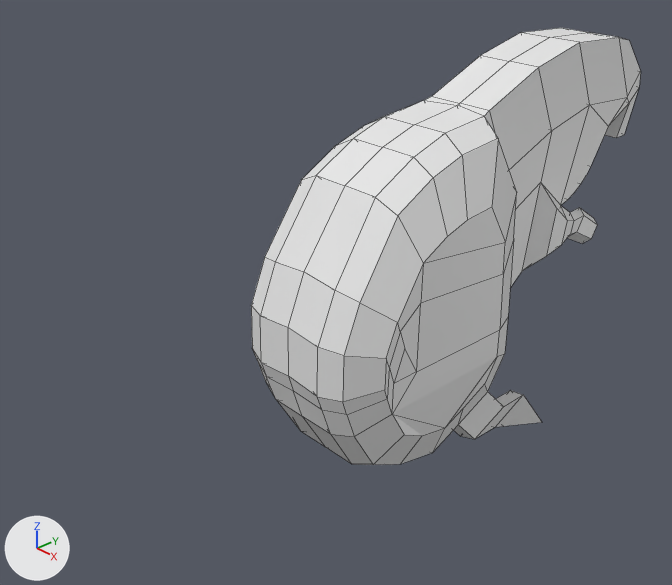
One commit to the Blender file 3D Assets/beaverE.blend: the scene before it, then after it.
One viewpoint serves both versions: a camera (50 mm lens) standing at (0.989, -1.218, 0.736) and looking at (-0.065, -0.251, 0.032). The lights are fixed; the arrows at lower left show +X, +Y and +Z. Mesh edges are drawn as thin lines.

The scene before the commit, as lines of its bpy script (objects in view):
```python
me_cube_002 = bpy.data.meshes.new('Cube.002')
me_cube_002.from_pydata(...)  # 376 vertices, 429 faces; spans x -2.24..2.24, y -1.89..4.58, z -3.0..2.52
ob_cube = bpy.data.objects.new('Cube', me_cube_002)
ob_cube.location = (-0.004, -0.167, 0.084)
ob_cube.scale = (0.0664, 0.129, 0.129)
```
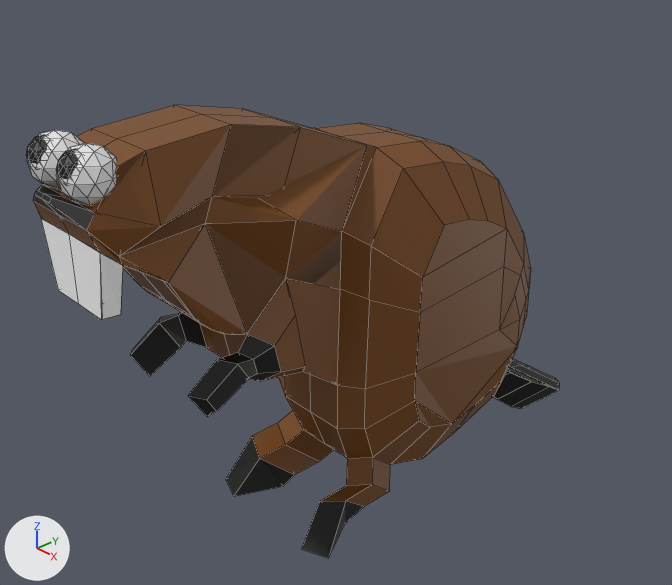
Commit message: beaver terminado

Patch to the scene script:
```diff
--- a/3D Assets/beaverE.blend.py
+++ b/3D Assets/beaverE.blend.py
@@ mat_material_001 @@
+mat_material_001 = principled_material('Material.001')
+mat_material_001.base_color = (0.192, 0.0662, 0.0084)  # brown #794917
@@ mat_material_002 @@
+mat_material_002 = principled_material('Material.002')
+mat_material_002.base_color = (0.00248, 0.00116, 0.00048)  # black #080402
@@ mat_material_003 @@
+mat_material_003 = principled_material('Material.003')
+mat_material_003.base_color = (1.0, 1.0, 1.0)  # white #ffffff
@@ me_cube_002 @@
 # used by ob_cube; location = (-0.004, -0.167, 0.084); scale = (0.0664, 0.129, 0.129)
-me_cube_002.from_pydata(...)  # 376 vertices, 429 faces; spans x -2.24..2.24, y -1.89..4.58, z -3.0..2.52
+me_cube_002.from_pydata(...)  # 476 vertices, 538 faces; spans x -2.24..2.24, y -3.35..4.72, z -3.19..2.52
+# me_cube_002 part 1
+# 27 faces are deleted
+# 5 vertices move from x 0.0..1.1, y 3.87..4.5, z 0.91..1.66 to x 0.0..1.26, y 3.87..4.5, z 0.92..1.66
+# 38 vertices are added at x -1.74..1.74, y 2.33..4.69, z 0.24..2.11
+# 5 new vertices lie (1.0, 0.0, 0.0) away from vertices in x -1.01..0.0, y 3.18..3.87, z 0.31..1.18
+# 5 new vertices lie (0.0, 0.03, -0.04) away from vertices in x -0.28..0.28, y 4.69, z 2.11
+# 69 new faces join them, mat_material_001 (brown #794917)
+# 8 new faces join them, mat_material_002 (black #080402)
+# 3 new faces join them, mat_material_003 (white #ffffff)
+# me_cube_002 part 2
+# 2 faces are deleted
+# 52 vertices are added at x -1.84..1.84, y -3.35..-1.4, z -3.19..-1.76
+# 11 new faces join them, mat_material_001 (brown #794917)
+# 47 new faces join them, mat_material_002 (black #080402)
+# me_cube_002 part 3: 367 faces spanning x -2.24..2.24, y -1.89..4.58, z -3.0..2.52 switch from no material to mat_material_001 (brown #794917)
+# me_cube_002 part 4: 32 faces spanning x -2.07..2.07, y 1.34..3.71, z -3.0..0.2 switch from no material to mat_material_002 (black #080402)
+# me_cube_002 part 5: 5 faces spanning x -1.1..1.1, y 4.29..4.5, z 0.9..1.66 switch from no material to mat_material_003 (white #ffffff)
@@ me_icosphere_004 @@
+me_icosphere_004.from_pydata(...)  # an icosphere of 80 faces spanning x -0.95..0.95, y -1.0..1.0, z -1.0..1.0
+me_icosphere_004.materials.append(mat_material_002)  # black #080402
@@ me_icosphere_003 @@
+me_icosphere_003.from_pydata(...)  # an icosphere of 80 faces spanning x -0.95..0.95, y -1.0..1.0, z -1.0..1.0
@@ me_icosphere_001 @@
+me_icosphere_001.from_pydata(...)  # an icosphere of 80 faces spanning x -0.95..0.95, y -1.0..1.0, z -1.0..1.0
@@ ob_cube @@
 ob_cube.location = (-0.004, -0.167, 0.084)
+ob_cube.rotation_euler = (0.0, 0.0, -3.142)  # degrees (0, 0, -180)
 ob_cube.scale = (0.0664, 0.129, 0.129)
@@ ob_icosphere_003 @@
+ob_icosphere_003 = bpy.data.objects.new('Icosphere.003', me_icosphere_004)
+ob_icosphere_003.location = (0.03, -0.742, 0.388)
+ob_icosphere_003.scale = (0.0249, 0.0249, 0.0249)
@@ ob_icosphere_002 @@
+ob_icosphere_002 = bpy.data.objects.new('Icosphere.002', me_icosphere_003)
+ob_icosphere_002.location = (0.03, -0.729, 0.379)
+ob_icosphere_002.scale = (0.0372, 0.0372, 0.0372)
@@ ob_icosphere_001 @@
+ob_icosphere_001 = bpy.data.objects.new('Icosphere.001', me_icosphere_004.copy())
+ob_icosphere_001.location = (-0.045, -0.742, 0.388)
+ob_icosphere_001.scale = (0.0249, 0.0249, 0.0249)
@@ ob_icosphere @@
+ob_icosphere = bpy.data.objects.new('Icosphere', me_icosphere_001)
+ob_icosphere.location = (-0.045, -0.729, 0.379)
+ob_icosphere.scale = (0.0372, 0.0372, 0.0372)
```

Where the change shows, as pixel boxes (x1, y1, x2, y2) in the pictures (672 x 585 px):
'Cube', reshaped, turned: before (251, 28, 641, 465); after (33, 105, 560, 558)
'Icosphere.002', added: after (56, 143, 117, 206)
'Icosphere', added: after (27, 130, 84, 189)
'Icosphere.003', added: after (56, 149, 78, 179)
'Icosphere.001', added: after (27, 135, 47, 164)
part 1 of me_cube_002, built on: before (490, 37, 641, 205); after (33, 124, 367, 335)
part 2 of me_cube_002, built on: before (277, 400, 351, 463); after (493, 358, 560, 409)
part 3 of me_cube_002, recoloured (white to brown): before (251, 28, 617, 465); after (76, 105, 531, 506)
part 4 of me_cube_002, recoloured: before (495, 206, 597, 427); after (130, 312, 365, 558)
part 5 of me_cube_002, recoloured: before (616, 89, 639, 138); after (41, 219, 102, 320)
